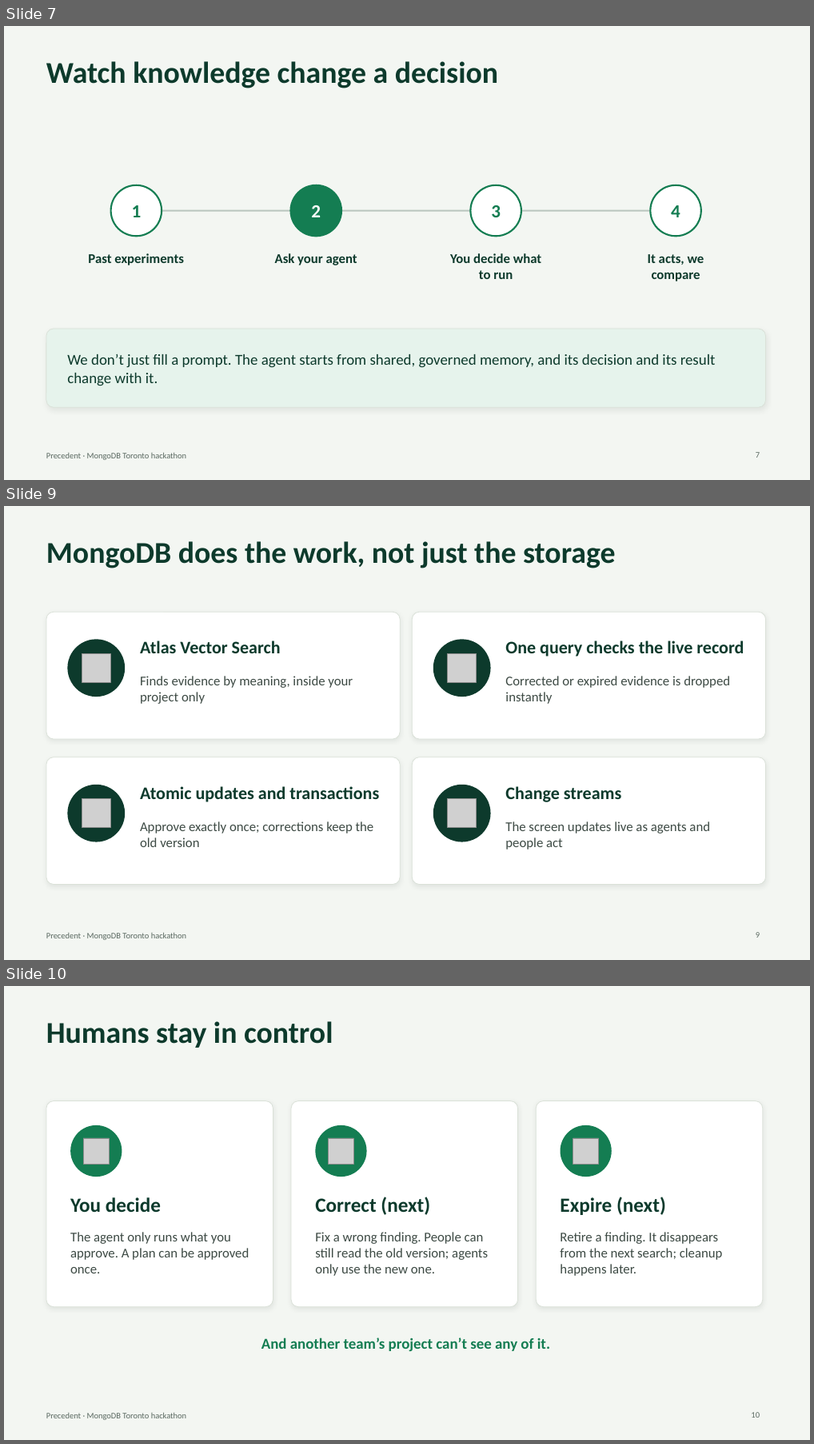
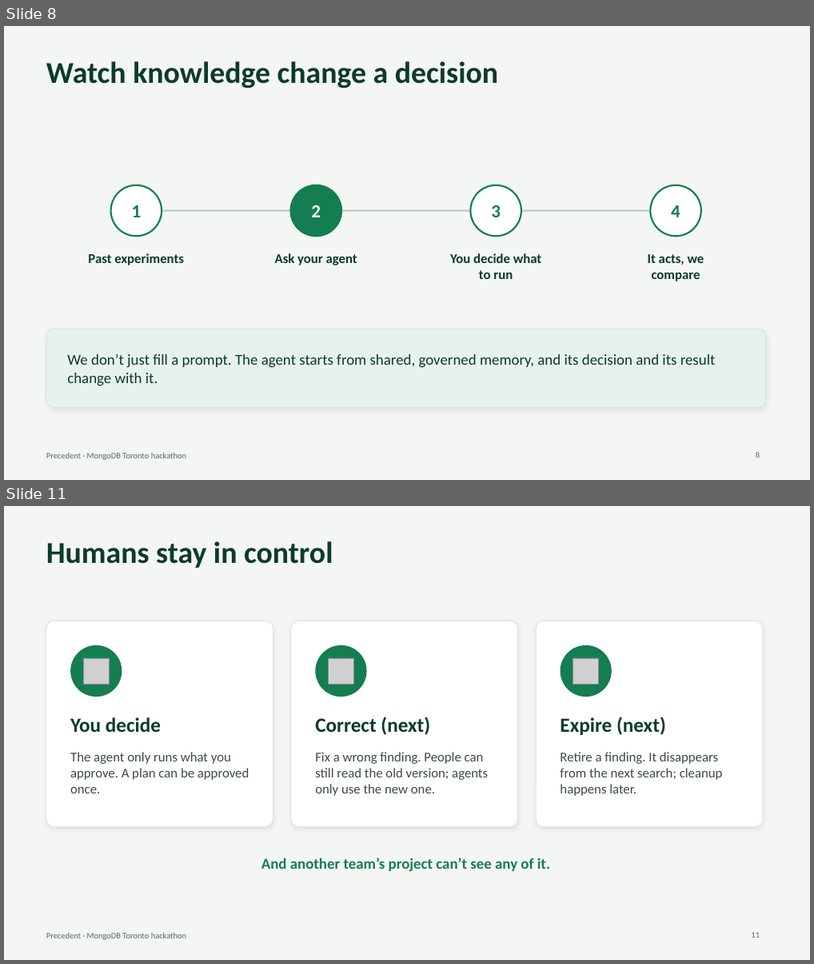
Before and after one commit to SalmaRoshdy-YG/Hackathon-project, a slide deck: docs/deck/precedent-deck.pptx. Shown one above the other, each under a label of ours: slides 7, 9 and 10 before the commit, slides 8 and 11 after it; the slides between them are not shown. The pictures are 814x1444 and 814x964 pixels, drawn with LibreOffice and Linux fonts; fonts in the diff are those of the drawing; grey boxes stand for pictures. Boxes give left, top, right and bottom in pixels: in the first picture for what was removed or moved away, otherwise in the second. Text is boxed around its words. In the diff, an @@ line names an element or a change of style, - is before the commit and + after.

```diff
--- a/docs/deck/precedent-deck.pptx
+++ b/docs/deck/precedent-deck.pptx
@@ slide 9 removed at box(4, 506, 810, 960), background #F3F6F2; not listed: 1 template element that a slide beside it also shows @@
@@ title removed at box(46, 541, 615, 568) @@
-MongoDB does the work, not just the storage
@@ rounded rectangle removed at box(46, 612, 400, 739) @@
@@ rounded rectangle removed at box(412, 612, 766, 739) @@
@@ ellipse removed at box(67, 639, 125, 696) @@
@@ text removed at box(140, 640, 281, 653) @@
-Atlas Vector Search
@@ ellipse removed at box(434, 639, 491, 696) @@
@@ text removed at box(506, 640, 744, 656) @@
-One query checks the live record
@@ picture removed at box(82, 654, 110, 682) @@
@@ picture removed at box(448, 654, 477, 682) @@
@@ text removed at box(140, 676, 353, 704) @@
-Finds evidence by meaning, inside your project only
@@ text removed at box(506, 676, 730, 704) @@
-Corrected or expired evidence is dropped instantly
@@ rounded rectangle removed at box(46, 757, 400, 884) @@
@@ rounded rectangle removed at box(412, 757, 766, 884) @@
@@ ellipse removed at box(67, 784, 125, 842) @@
@@ text removed at box(140, 786, 379, 802) @@
-Atomic updates and transactions
@@ ellipse removed at box(434, 784, 491, 842) @@
@@ text removed at box(506, 786, 622, 802) @@
-Change streams
@@ picture removed at box(82, 799, 110, 828) @@
@@ picture removed at box(448, 799, 477, 828) @@
@@ text removed at box(140, 821, 374, 847) @@
-Approve exactly once; corrections keep the old version
@@ text removed at box(506, 821, 710, 849) @@
-The screen updates live as agents and people act
@@ page number removed at box(756, 932, 760, 937) @@
-9
@@ what was slide 7 is now slide 8 @@
@@ page number at box(756, 452, 760, 457): text changed @@
-7
+8
@@ what was slide 10 is now slide 11 @@
@@ page number at box(751, 932, 760, 937): text changed @@
-10
+11
```
Also in this commit, not shown: 2 slides added.
